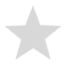
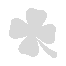
Comparing the layer stacks of the two 66 x 66 images. Changes:
added layer "ic_action_lucky" above "Layer 4" over <box>9,8,57,58</box>
hid "Layer 4" over <box>5,5,61,60</box>
